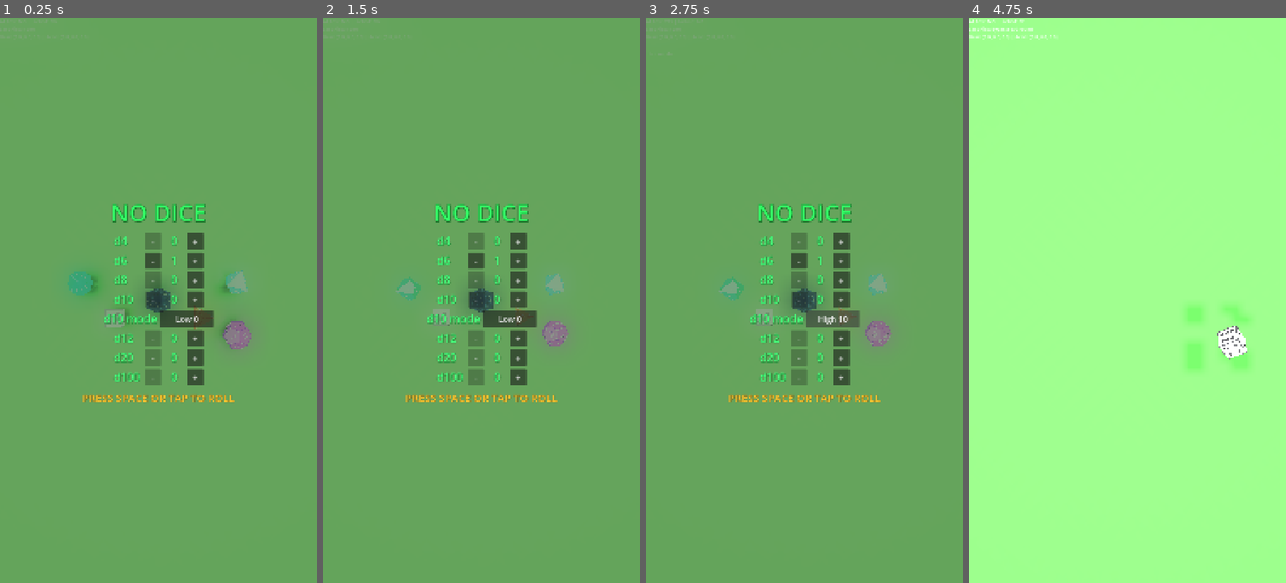
Above: before the commit, frames 1-4 (left to right).
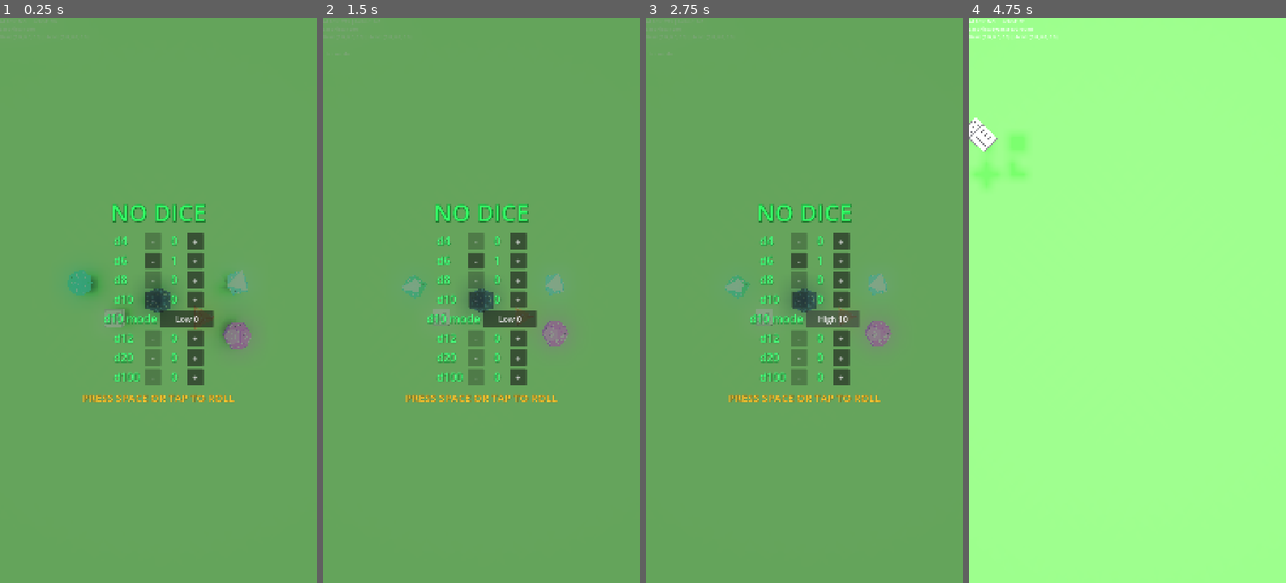
Above: after the commit, the same moments.

Repository: MatthieuLJ/no_dice
Game: Godot game, scene res://die.tscn
Two runs of this game, one before a commit and one after it. Both use one fixed random seed, a clock stepped at 60 frames per second and the inputs below.
Inputs (mouse positions are in pixels of both pictures, inside the frame that each line leads up to):
- Up to frame 1 (0.25 s): no input
- Up to frame 2 (1.5 s): click "+" at 0.5 s; click "-" at 1.25 s
- Up to frame 3 (2.75 s): click "Low 0" at 2 s
- Up to frame 4 (4.75 s): click "High 10" at 2.75 s; tap Space at 3.5, 3.77 s; move the mouse to (1197, 272) at 3.52 s; hold Right (ui_right) 3.53-4.25 s; tap Enter at 3.6 s; click (1197, 272) at 3.67 s; drag from (1064, 328) to (1111, 413) at 4.27 s

The runs differ from the first frame. In frame 1, 0.1% of the frame differs, in the area x 21-80%, y 44-59%; in frame 2, 0.2%; in frame 3, 0.2%; in frame 4, 1.6%, in the area x 0-89%, y 17-63%.

Commit message:
Centralize dice physical constants in DiceConfig and restore linear damp to 0.5 and angular damp to 1.0

Diff:
--- a/d10.gd
+++ b/d10.gd
@@ -47,6 +47,7 @@
 		KITES.append([1, l_curr, u_next, l_next])
 
 func _ready() -> void:
+	DiceConfig.apply_to_die(self)
 	custom_integrator = false
 
 	if not ground:
--- a/d10.tscn
+++ b/d10.tscn
@@ -14,8 +14,8 @@
 inertia = Vector3(0.0001, 0.0001, 0.0001)
 can_sleep = true
 continuous_cd = true
-linear_damp = 0.05
-angular_damp = 0.1
+linear_damp = 0.5
+angular_damp = 1.0
 script = ExtResource("1_d10")
 
 [node name="CollisionShape3D" type="CollisionShape3D" parent="." unique_id=981273472]
--- a/d12.gd
+++ b/d12.gd
@@ -53,6 +53,7 @@
 	]
 
 func _ready() -> void:
+	DiceConfig.apply_to_die(self)
 	custom_integrator = false
 
 	if not ground:
--- a/d12.tscn
+++ b/d12.tscn
@@ -14,8 +14,8 @@
 inertia = Vector3(0.0001, 0.0001, 0.0001)
 can_sleep = true
 continuous_cd = true
-linear_damp = 0.05
-angular_damp = 0.1
+linear_damp = 0.5
+angular_damp = 1.0
 script = ExtResource("1_d12")
 
 [node name="CollisionShape3D" type="CollisionShape3D" parent="." unique_id=981273475]
--- a/d20.gd
+++ b/d20.gd
@@ -36,6 +36,7 @@
 	]
 
 func _ready() -> void:
+	DiceConfig.apply_to_die(self)
 	custom_integrator = false
 	can_sleep = true
 
--- a/d20.tscn
+++ b/d20.tscn
@@ -14,8 +14,8 @@
 inertia = Vector3(0.0001, 0.0001, 0.0001)
 can_sleep = true
 continuous_cd = true
-linear_damp = 0.05
-angular_damp = 0.1
+linear_damp = 0.5
+angular_damp = 1.0
 script = ExtResource("1_d20")
 
 [node name="CollisionShape3D" type="CollisionShape3D" parent="." unique_id=981273476]
--- a/d4.gd
+++ b/d4.gd
@@ -18,7 +18,7 @@
 ]
 
 func _ready() -> void:
-	inertia = Vector3(0.01, 0.01, 0.01)
+	DiceConfig.apply_to_die(self)
 	custom_integrator = false
 
 	if not ground:
--- a/d4.tscn
+++ b/d4.tscn
@@ -14,8 +14,8 @@
 inertia = Vector3(0.0001, 0.0001, 0.0001)
 can_sleep = true
 continuous_cd = true
-linear_damp = 0.05
-angular_damp = 0.1
+linear_damp = 0.5
+angular_damp = 1.0
 script = ExtResource("1_d4")
 
 [node name="CollisionShape3D" type="CollisionShape3D" parent="." unique_id=981273466]
--- a/d6.gd
+++ b/d6.gd
@@ -1,6 +1,9 @@
 extends RigidBody3D
 
 @export var ground: StaticBody3D
+
+func _ready() -> void:
+	DiceConfig.apply_to_die(self)
 
 func _integrate_forces(state: PhysicsDirectBodyState3D) -> void:
 	if not ground:
--- a/d6.tscn
+++ b/d6.tscn
@@ -32,8 +32,8 @@
 physics_material_override = SubResource("PhysicsMaterial_gxo0y")
 inertia = Vector3(0.0001, 0.0001, 0.0001)
 continuous_cd = true
-linear_damp = 0.05
-angular_damp = 0.1
+linear_damp = 0.5
+angular_damp = 1.0
 script = ExtResource("1_d6")
 
 [node name="CollisionShape3D" type="CollisionShape3D" parent="." unique_id=1056087167]
--- a/d8.gd
+++ b/d8.gd
@@ -41,7 +41,7 @@
 		VERTICES.append(rot_basis * v)
 
 func _ready() -> void:
-	inertia = Vector3(0.01, 0.01, 0.01)
+	DiceConfig.apply_to_die(self)
 	custom_integrator = false
 
 	if not ground:
--- a/d8.tscn
+++ b/d8.tscn
@@ -14,8 +14,8 @@
 inertia = Vector3(0.0001, 0.0001, 0.0001)
 can_sleep = true
 continuous_cd = true
-linear_damp = 0.05
-angular_damp = 0.1
+linear_damp = 0.5
+angular_damp = 1.0
 script = ExtResource("1_d8")
 
 [node name="CollisionShape3D" type="CollisionShape3D" parent="." unique_id=981273469]
--- /dev/null
+++ b/dice_config.gd
@@ -0,0 +1,16 @@
+class_name DiceConfig
+extends RefCounted
+
+const MASS: float = 0.05
+const INERTIA: Vector3 = Vector3(0.0001, 0.0001, 0.0001)
+const LINEAR_DAMP: float = 0.5
+const ANGULAR_DAMP: float = 1.0
+const FRICTION: float = 0.2
+
+static func apply_to_die(die: RigidBody3D) -> void:
+	if not is_instance_valid(die):
+		return
+	die.mass = MASS
+	die.inertia = INERTIA
+	die.linear_damp = LINEAR_DAMP
+	die.angular_damp = ANGULAR_DAMP
--- a/world_physics.gd
+++ b/world_physics.gd
@@ -191,10 +191,7 @@
 	die_to_use.visible = true
 	die_to_use.process_mode = PROCESS_MODE_INHERIT
 	die_to_use.freeze = false
-	die_to_use.mass = 0.05
-	die_to_use.inertia = Vector3(0.0001, 0.0001, 0.0001)
-	die_to_use.linear_damp = 0.05
-	die_to_use.angular_damp = 0.1
+	DiceConfig.apply_to_die(die_to_use)
 	die_to_use.linear_velocity = Vector3.ZERO
 	die_to_use.angular_velocity = Vector3.ZERO
 
